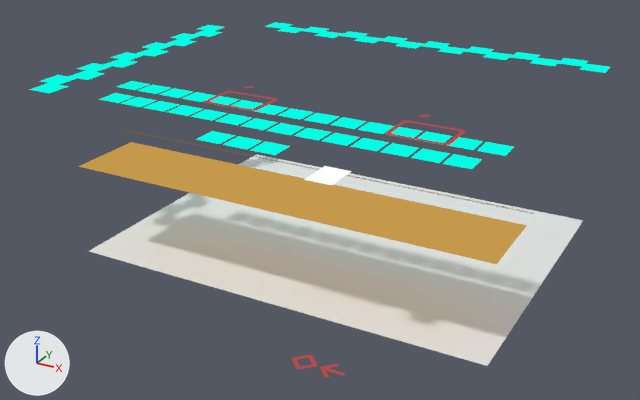
The Blender file src/graphics.blend: old version first, new version second.
One viewpoint serves both versions: a 50 mm lens placed at (7.0, -44.9, 37.1), pointed at (-22.1, 8.1, 10.6). The lights are fixed; the arrows at lower left show +X, +Y and +Z.

The older version as bpy lines, for what is in view:
```python
ob_plane_065 = bpy.data.objects.new('Plane.065', me_plane_050)
ob_plane_065.location = (-22.0, 12.0, 6.07)
ob_plane_065.scale = (16.0, 12.0, 12.0)
ob_plane_067 = bpy.data.objects.new('Plane.067', me_plane_065)
ob_plane_067.location = (-22.0, 3.0, 13.07)
ob_plane_067.scale = (16.0, 3.0, 1.0)
ob_plane_130 = bpy.data.objects.new('Plane.130', me_plane_118)
ob_plane_130.location = (-16.0, -2.0, 17.37)
ob_plane_130.scale = (0.927, 1.0, 1.0)
ob_plane_131 = bpy.data.objects.new('Plane.131', me_plane_119)
ob_plane_131.location = (-6.0, 4.0, 19.48)
ob_plane_133 = bpy.data.objects.new('Plane.133', me_plane_139)
ob_plane_133.location = (-14.0, -5.0, 6.07)
ob_plane_133.rotation_euler = (0.0, 0.0, -2.356)  # degrees (0, 0, -135)
```
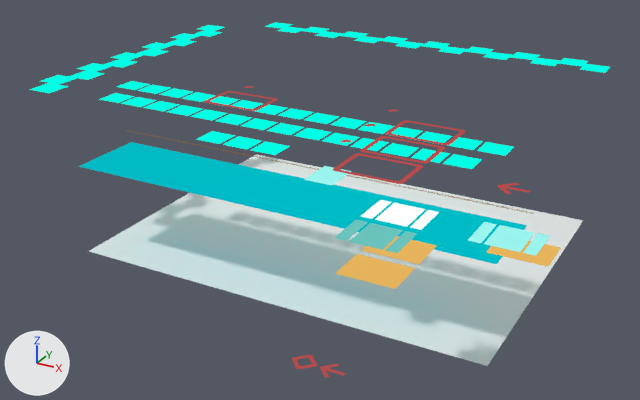
What differs and where, as boxes (x1, y1, x2, y2) in the pictures (640 x 400 px):
'Plane.067', recoloured (orange to cyan): (78, 142, 527, 264) in both
'Plane.144', added (orange): after (335, 254, 415, 289)
'Plane.138', added (orange): after (362, 236, 437, 264)
'Plane.146', added (cyan): after (484, 225, 535, 252)
'Plane.141', added (cyan): after (349, 223, 403, 250)
'Plane.139', added (orange): after (486, 241, 561, 267)
'Plane.135', added: after (375, 203, 426, 227)
'Plane.140', added (red): after (333, 140, 423, 184)
'Plane.130', recoloured (white to cyan): (304, 166, 352, 185) in both
'Plane.134', added (red): after (360, 124, 445, 163)
'Plane.131', moved: before (385, 114, 466, 145); after (385, 109, 466, 145)
'Plane.147', added: after (468, 222, 497, 243)
'Plane.148', added: after (523, 233, 550, 256)
'Plane.142', added: after (334, 220, 368, 241)
'Plane.143', added: after (385, 231, 417, 253)
'Plane.136', added: after (361, 200, 392, 219)
'Plane.137', added: after (410, 210, 439, 230)
'Plane.145', added: after (497, 183, 530, 194)

The change, as a list of edits to the scene's bpy script:
```text
Change mat_material_005:
    mat_material_005.base_color: (0.56, 0.318, 0.0711) -> (0.0, 0.491, 0.552)  # orange #c5994b -> cyan #00bac4
Change mat_material_008:
    mat_material_008.base_color: (1.0, 1.0, 1.0) -> (0.319, 0.897, 0.845)  # white #ffffff -> cyan #99f3ed
Add me_plane_151:
    me_plane_151.from_pydata([(-1.0, -1.26, 0.0), (-0.3, -1.26, 0.0), (-1.0, 1.26, 0.0), (-0.3, 1.26, 0.0)], [], [(0, 1, 3, 2)])
    me_plane_151.materials.append(mat_material_008)  # cyan #99f3ed
Add me_plane_150:
    me_plane_150.from_pydata([(0.24, -1.26, 0.0), (1.0, -1.26, 0.0), (0.24, 1.26, 0.0), (1.0, 1.26, 0.0)], [], [(0, 1, 3, 2)])
    me_plane_150.materials.append(mat_material_008)  # cyan #99f3ed
Add me_plane_147:
    me_plane_147.from_pydata([(-1.0, -1.26, 0.0), (1.0, -1.26, 0.0), (-1.0, 1.26, 0.0), (1.0, 1.26, 0.0)], [], [(0, 1, 3, 2)])
    me_plane_147.materials.append(mat_material_010)  # orange #e5b35b
Add me_plane_146:
    me_plane_146.from_pydata([(-1.0, -1.26, 0.0), (-0.3, -1.26, 0.0), (-1.0, 1.26, 0.0), (-0.3, 1.26, 0.0)], [], [(0, 1, 3, 2)])
    me_plane_146.materials.append(mat_material_009)  # cyan #6ac2bc
Add me_plane_145:
    me_plane_145.from_pydata([(0.24, -1.26, 0.0), (1.0, -1.26, 0.0), (0.24, 1.26, 0.0), (1.0, 1.26, 0.0)], [], [(0, 1, 3, 2)])
    me_plane_145.materials.append(mat_material_009)  # cyan #6ac2bc
Add me_plane_144:
    me_plane_144.from_pydata([(-1.0, -1.26, 0.0), (1.0, -1.26, 0.0), (-1.0, 1.26, 0.0), (1.0, 1.26, 0.0)], [], [(0, 1, 3, 2)])
    me_plane_144.materials.append(mat_material_009)  # cyan #6ac2bc
Add me_plane_142:
    me_plane_142.from_pydata([(-1.0, -1.26, 0.0), (1.0, -1.26, 0.0), (-1.0, 1.26, 0.0), (1.0, 1.26, 0.0)], [], [(0, 1, 3, 2)])
    me_plane_142.materials.append(mat_material_010)  # orange #e5b35b
Add me_plane_141:
    me_plane_141.from_pydata([(-1.0, -1.26, 0.0), (1.0, -1.26, 0.0), (-1.0, 1.26, 0.0), (1.0, 1.26, 0.0)], [], [(0, 1, 3, 2)])
    me_plane_141.materials.append(mat_material_010)  # orange #e5b35b
Add me_plane_140:
    me_plane_140.from_pydata([(-1.0, -1.26, 0.0), (-0.3, -1.26, 0.0), (-1.0, 1.26, 0.0), (-0.3, 1.26, 0.0)], [], [(0, 1, 3, 2)])
    me_plane_140.materials.append(mat_white)  # white #ffffff
Add me_plane_121:
    me_plane_121.from_pydata([(0.24, -1.26, 0.0), (1.0, -1.26, 0.0), (0.24, 1.26, 0.0), (1.0, 1.26, 0.0)], [], [(0, 1, 3, 2)])
    me_plane_121.materials.append(mat_white)  # white #ffffff
Add me_plane_120:
    me_plane_120.from_pydata([(-1.0, -1.26, 0.0), (1.0, -1.26, 0.0), (-1.0, 1.26, 0.0), (1.0, 1.26, 0.0)], [], [(0, 1, 3, 2)])
    me_plane_120.materials.append(mat_white)  # white #ffffff
Change ob_plane_131:
    ob_plane_131.location: (-6.0, 4.0, 19.48) -> (-10.0, -2.0, 21.07)
Add ob_plane_148:
    ob_plane_148 = bpy.data.objects.new('Plane.148', me_plane_151)
    ob_plane_148.location = (-2.0, -5.0, 17.37)
    ob_plane_148.scale = (0.927, 1.0, 1.0)
Add ob_plane_147:
    ob_plane_147 = bpy.data.objects.new('Plane.147', me_plane_150)
    ob_plane_147.location = (-6.0, -5.0, 17.37)
    ob_plane_147.scale = (0.927, 1.0, 1.0)
Add ob_plane_146:
    ob_plane_146 = bpy.data.objects.new('Plane.146', me_plane_118.copy())  # the mesh of ob_plane_130
    ob_plane_146.location = (-4.0, -5.0, 17.37)
    ob_plane_146.scale = (0.927, 1.0, 1.0)
Add ob_plane_145:
    ob_plane_145 = bpy.data.objects.new('Plane.145', me_plane_139.copy())  # the mesh of ob_plane_133; modifiers BEVEL
    ob_plane_145.location = (-4.0, -5.0, 20.07)
    ob_plane_145.rotation_euler = (0.0, 0.0, -2.356)  # degrees (0, 0, -135)
Add ob_plane_144:
    ob_plane_144 = bpy.data.objects.new('Plane.144', me_plane_147)
    ob_plane_144.location = (-10.0, -8.0, 15.37)
    ob_plane_144.scale = (1.7, 1.0, 1.0)
Add ob_plane_143:
    ob_plane_143 = bpy.data.objects.new('Plane.143', me_plane_146)
    ob_plane_143.location = (-8.0, -8.0, 17.37)
    ob_plane_143.scale = (0.927, 1.0, 1.0)
Add ob_plane_142:
    ob_plane_142 = bpy.data.objects.new('Plane.142', me_plane_145)
    ob_plane_142.location = (-12.0, -8.0, 17.37)
    ob_plane_142.scale = (0.927, 1.0, 1.0)
Add ob_plane_141:
    ob_plane_141 = bpy.data.objects.new('Plane.141', me_plane_144)
    ob_plane_141.location = (-10.0, -8.0, 17.37)
    ob_plane_141.scale = (0.927, 1.0, 1.0)
Add ob_plane_140:
    ob_plane_140 = bpy.data.objects.new('Plane.140', me_plane_143)  # 14 vertices, 6 faces; spans x -3.38..1.88, y -1.38..2.88, z 0.0; in mat_wall_001 (red #b84b4b); modifiers BEVEL
    ob_plane_140.location = (-10.0, -8.0, 21.07)
Add ob_plane_139:
    ob_plane_139 = bpy.data.objects.new('Plane.139', me_plane_142)
    ob_plane_139.location = (-4.0, -2.0, 15.37)
    ob_plane_139.scale = (1.7, 1.0, 1.0)
Add ob_plane_138:
    ob_plane_138 = bpy.data.objects.new('Plane.138', me_plane_141)
    ob_plane_138.location = (-10.0, -5.0, 15.37)
    ob_plane_138.scale = (1.7, 1.0, 1.0)
Add ob_plane_137:
    ob_plane_137 = bpy.data.objects.new('Plane.137', me_plane_140)
    ob_plane_137.location = (-8.0, -5.0, 17.37)
    ob_plane_137.scale = (0.927, 1.0, 1.0)
Add ob_plane_136:
    ob_plane_136 = bpy.data.objects.new('Plane.136', me_plane_121)
    ob_plane_136.location = (-12.0, -5.0, 17.37)
    ob_plane_136.scale = (0.927, 1.0, 1.0)
Add ob_plane_135:
    ob_plane_135 = bpy.data.objects.new('Plane.135', me_plane_120)
    ob_plane_135.location = (-10.0, -5.0, 17.37)
    ob_plane_135.scale = (0.927, 1.0, 1.0)
Add ob_plane_134:
    ob_plane_134 = bpy.data.objects.new('Plane.134', me_plane_143.copy())  # modifiers BEVEL
    ob_plane_134.location = (-10.0, -5.0, 21.07)
```
